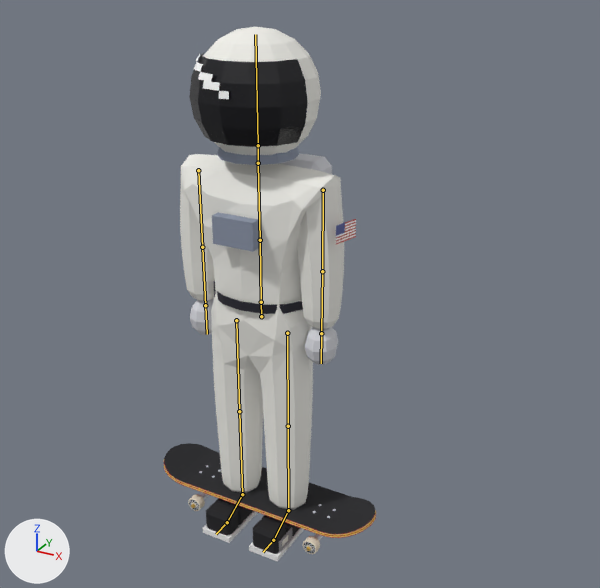
A saved change to the Blender file art/lou-gnar.blend.
Rendered twice from a 50 mm camera at (1.46, -2.37, 2.21) aimed at (0.2, -0.07, 1.06). Lighting does not change. The marker at lower left points along +X, +Y and +Z. The older version comes first. The bones that bend it are drawn over the model as lines.

In view in the first picture: 'Board', 'LouGnar'.
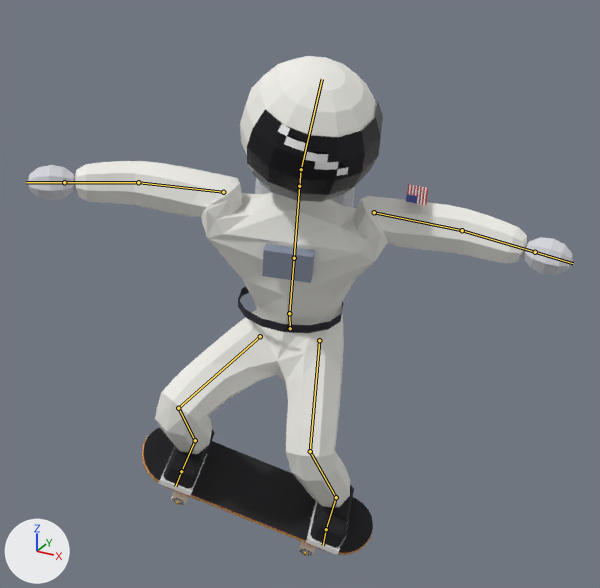
The newer file adds an action. The first version stands in its rest pose; the second is drawn at frame 1 of the action 'towed'.

The change in detail:
Bone 'Hips' (bone_hips) moves from (0.0, 0.0, 0.0) to (0.12, -0.02, 0.0).
Bone 'Hips' (bone_hips) turns from (0, 0, 0) to (0, 20, 0) degrees about its own x, y and z.
Bone 'Spine' (bone_spine) turns from (0, 0, 0) to (11, 1, -6) degrees about its own x, y and z.
Bone 'Head' (bone_head) turns from (0, 0, 0) to (17, 29, 0) degrees about its own x, y and z.
Bone 'LeftArm' (bone_leftarm) turns from (0, 0, 0) to (-1, -9, -86) degrees about its own x, y and z.
Bone 'LeftForeArm' (bone_leftforearm) turns from (0, 0, 0) to (-14, 0, 0) degrees about its own x, y and z.
Bone 'RightArm' (bone_rightarm) turns from (0, 0, 0) to (0, 6, 89) degrees about its own x, y and z.
Bone 'RightForeArm' (bone_rightforearm) turns from (0, 0, 0) to (-17, 0, 0) degrees about its own x, y and z.
Bone 'LeftUpLeg' (bone_leftupleg) turns from (0, 0, 0) to (-32, 17, -10) degrees about its own x, y and z.
Bone 'LeftLeg' (bone_leftleg) turns from (0, 0, 0) to (60, -2, 9) degrees about its own x, y and z.
Bone 'LeftFoot' (bone_leftfoot) turns from (0, 0, 0) to (-30, -29, 9) degrees about its own x, y and z.
Bone 'RightUpLeg' (bone_rightupleg) turns from (0, 0, 0) to (-53, 30, 22) degrees about its own x, y and z.
Bone 'RightLeg' (bone_rightleg) turns from (0, 0, 0) to (98, -6, -16) degrees about its own x, y and z.
Bone 'RightFoot' (bone_rightfoot) turns from (0, 0, 0) to (-34, -16, -2) degrees about its own x, y and z.
Bone 'Board' (bone_board) moves from (0.0, 0.0, 0.0) to (0.093, 0.02, 0.069).
Bone 'Board' (bone_board) turns from (0, 0, 0) to (-24, 24, 12) degrees about its own x, y and z.

Where the change shows, as pixel boxes (x1, y1, x2, y2) in the pictures (600 x 588 px):
'LouGnar', posed (209% wider, 7% shorter)
    before: (180, 27, 356, 562)
    after: (27, 56, 573, 555)
'Board', posed (9% wider, 15% taller)
    before: (164, 443, 376, 554)
    after: (142, 428, 373, 556)
bone 'Hips', root to tip
    before: (261, 316) to (261, 302)
    after: (290, 328) to (289, 313)
bone 'Spine', root to tip
    before: (261, 302) to (260, 240)
    after: (289, 313) to (294, 258)
bone 'Head', root to tip
    before: (258, 145) to (255, 34)
    after: (301, 169) to (322, 79)
bone 'LeftArm', root to tip
    before: (323, 190) to (322, 271)
    after: (374, 212) to (462, 230)
bone 'LeftForeArm', root to tip
    before: (322, 271) to (321, 333)
    after: (462, 230) to (535, 252)
bone 'RightArm', root to tip
    before: (198, 170) to (202, 247)
    after: (223, 192) to (138, 182)
bone 'RightForeArm', root to tip
    before: (202, 247) to (205, 305)
    after: (138, 182) to (64, 182)
bone 'LeftUpLeg', root to tip
    before: (287, 333) to (288, 426)
    after: (319, 340) to (310, 451)
bone 'LeftLeg', root to tip
    before: (288, 426) to (288, 510)
    after: (310, 451) to (336, 497)
bone 'LeftFoot', root to tip
    before: (288, 510) to (273, 540)
    after: (336, 497) to (326, 529)
bone 'RightUpLeg', root to tip
    before: (236, 320) to (239, 411)
    after: (260, 336) to (178, 408)
bone 'RightLeg', root to tip
    before: (239, 411) to (242, 494)
    after: (178, 408) to (195, 440)
bone 'RightFoot', root to tip
    before: (242, 494) to (227, 522)
    after: (195, 440) to (181, 471)
